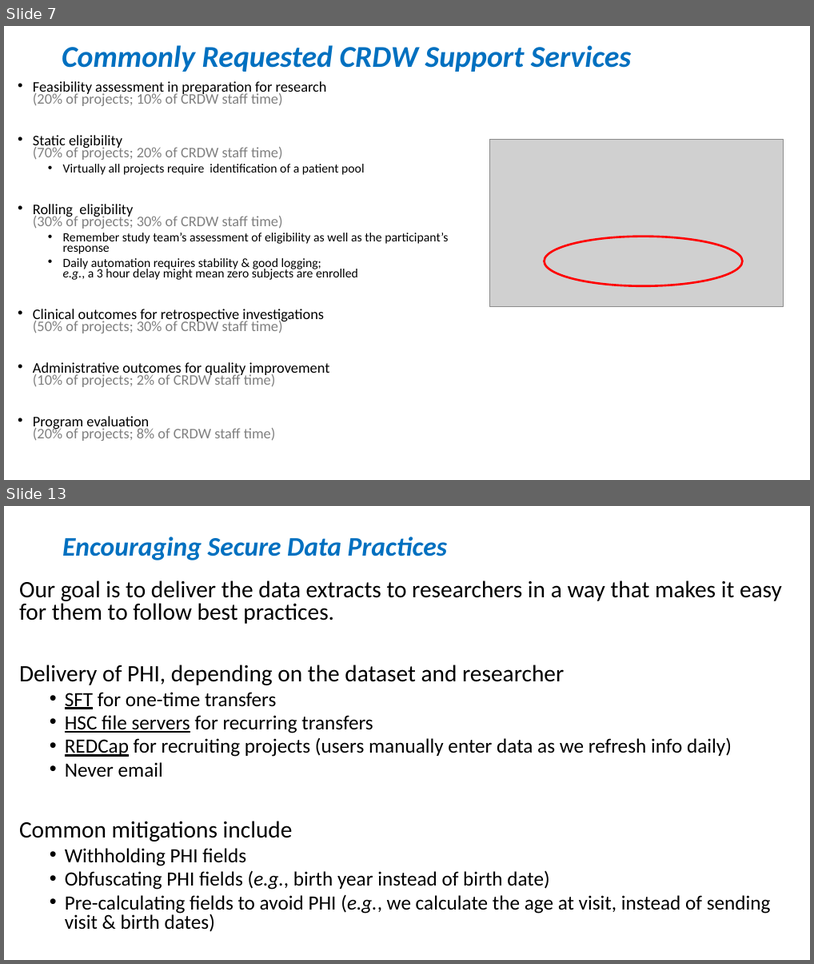
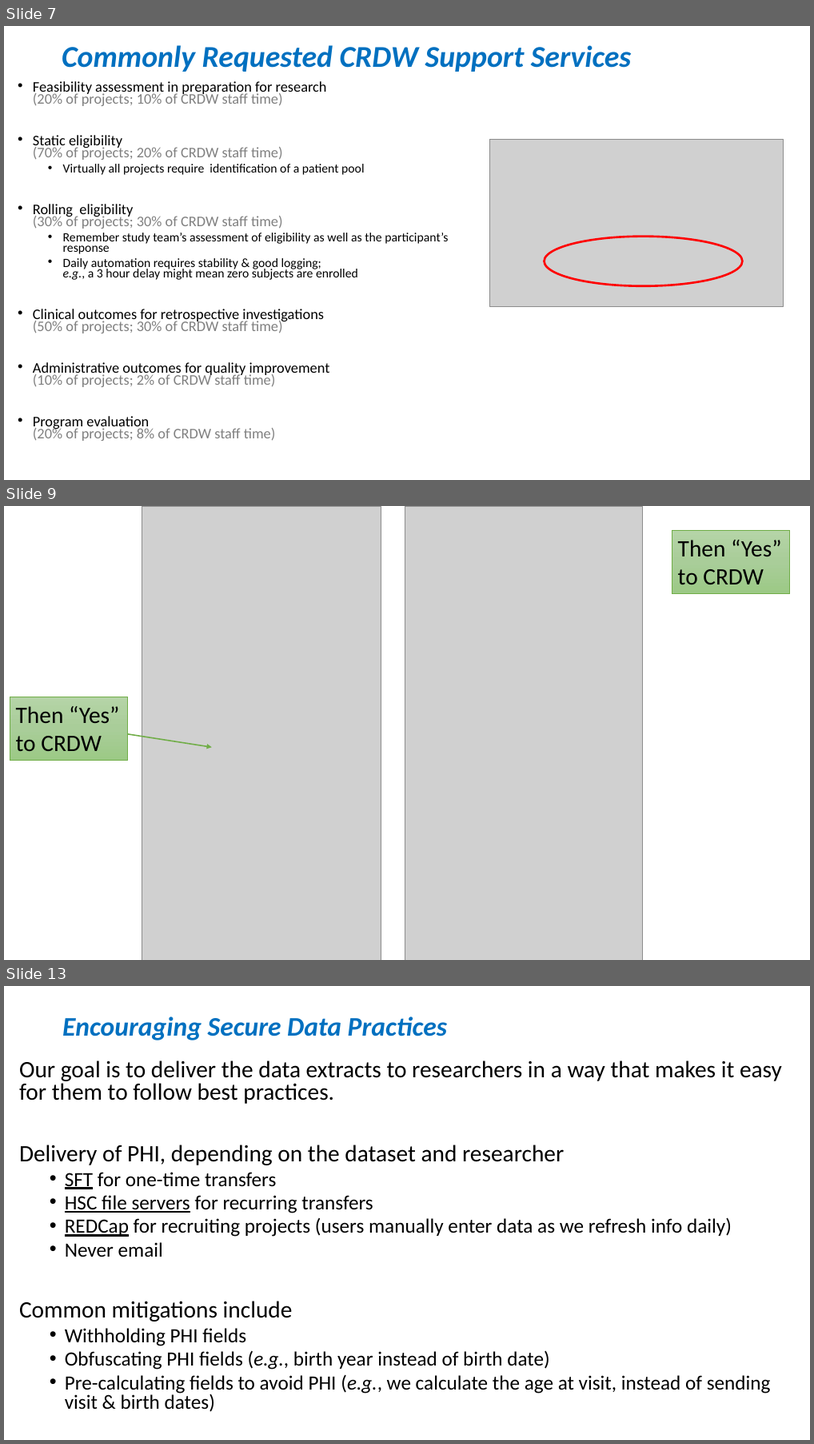
Before and after one commit to OuhscBbmc/prairie-outpost-public, a slide deck: publications/presentation-2024-01-peds-residents-qi/crdw-2024-01.pptx. Shown one above the other, each under a label of ours: slides 7 and 13 before the commit, slides 7, 9 and 13 after it; the slides between them are not shown. The pictures are 814x964 and 814x1444 pixels, drawn with LibreOffice and Linux fonts; fonts in the diff are those of the drawing; grey boxes stand for pictures. Boxes give left, top, right and bottom in pixels: in the first picture for what was removed or moved away, otherwise in the second. Text is boxed around its words. In the diff, an @@ line names an element or a change of style, - is before the commit and + after.

Commit message:
Update crdw-2024-01.pptx
https://github.com/OuhscBbmc/prairie-outpost/issues/731

```diff
--- a/publications/presentation-2024-01-peds-residents-qi/crdw-2024-01.pptx
+++ b/publications/presentation-2024-01-peds-residents-qi/crdw-2024-01.pptx
@@ slide 9 added at (x1=4, y1=506, x2=810, y2=960), background #FFFFFF @@
@@ picture added at (x1=142, y1=506, x2=382, y2=960) @@
@@ picture added at (x1=405, y1=506, x2=643, y2=960) @@
@@ rectangle added at (x1=673, y1=530, x2=790, y2=593), fill gradient #B5D5A7 to #AACE9A to #9CC987, outline #70AD47 0.5 pt, 28 pt, text #000000 @@
+Then “Yes” to CRDW
@@ rectangle added at (x1=10, y1=696, x2=127, y2=760), fill gradient #B5D5A7 to #AACE9A to #9CC987, outline #70AD47 0.5 pt, 28 pt, text #000000 @@
+Then “Yes” to CRDW
@@ arrow added from (91, 728) to (212, 747), #70AD47 1.5 pt @@
```
Also in this commit, not shown: 2 slides changed, 3 other slides added, 2 slides removed.
